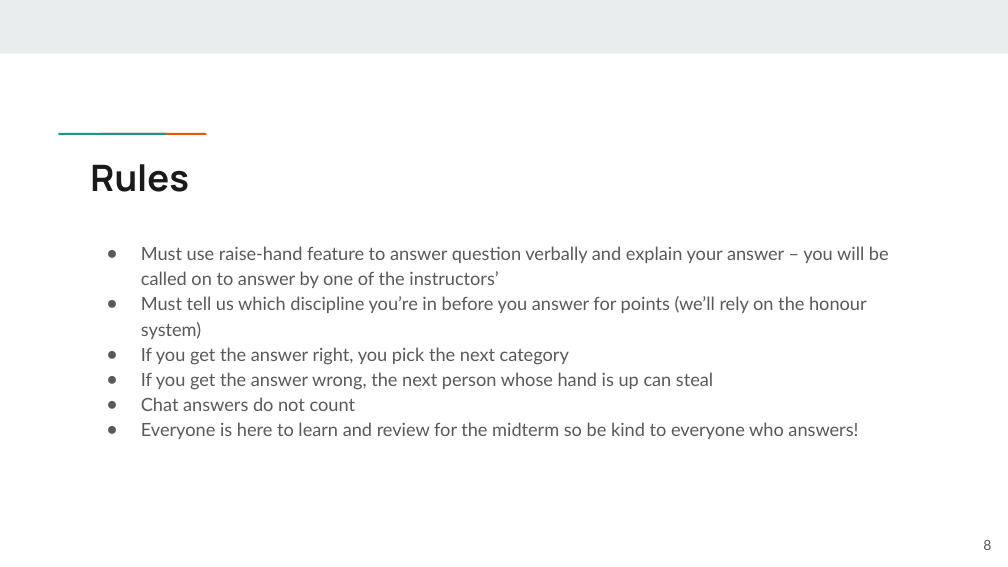
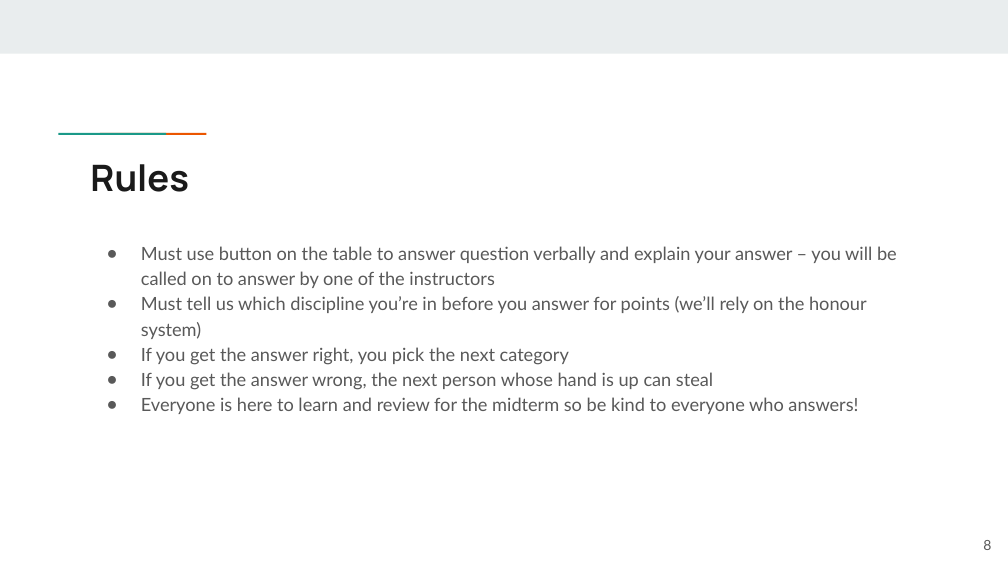
Before and after one commit to APS106/APS106-winter-2023-kinsella-goodfellow, a slide deck: slide 8 of lectures/week4/lecture3/slides/week4_lecture3.pptx. Drawn at 1008x567 pixels with LibreOffice and Linux fonts; fonts in the diff are those of the drawing. Boxes give left, top, right and bottom in pixels: in the first picture for what was removed or moved away, otherwise in the second. Text is boxed around its words. In the diff, an @@ line names an element or a change of style, - is before the commit and + after.

```diff
--- a/lectures/week4/lecture3/slides/week4_lecture3.pptx
+++ b/lectures/week4/lecture3/slides/week4_lecture3.pptx
@@ text at (x1=141, y1=246, x2=897, y2=288): text changed @@
-● Must use raise-hand feature to answer question verbally and explain your answer – you will be called on to answer by one of the instructors’
+● Must use button on the table to answer question verbally and explain your answer – you will be called on to answer by one of the instructors
@@ text at (x1=141, y1=397, x2=355, y2=411): paragraph removed @@
-● Chat answers do not count
```
Also in this commit, not shown: 1 other file.
